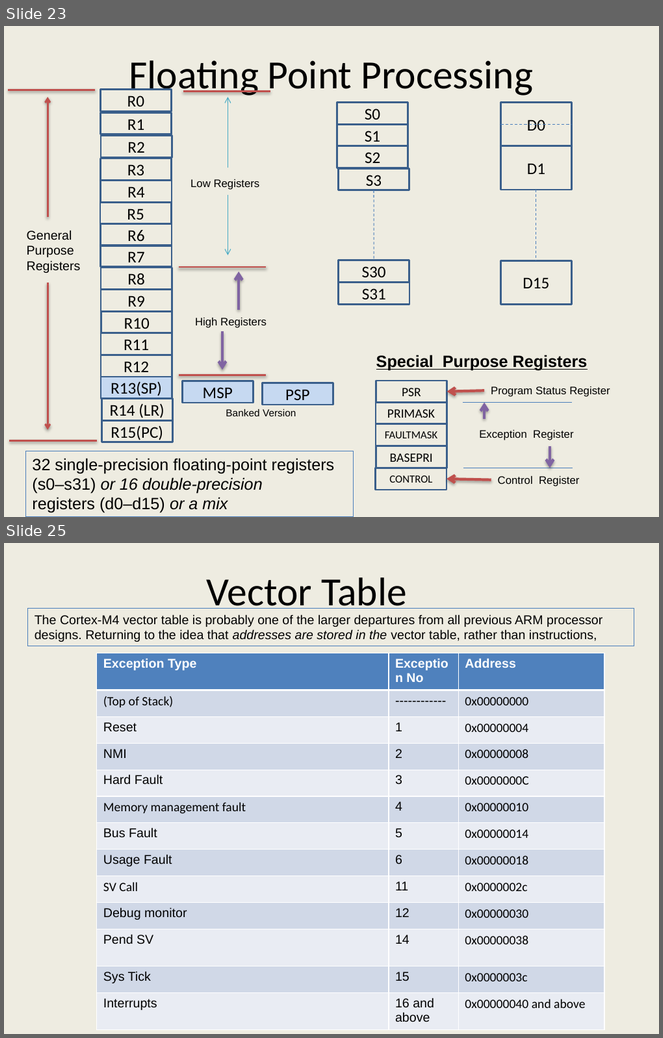
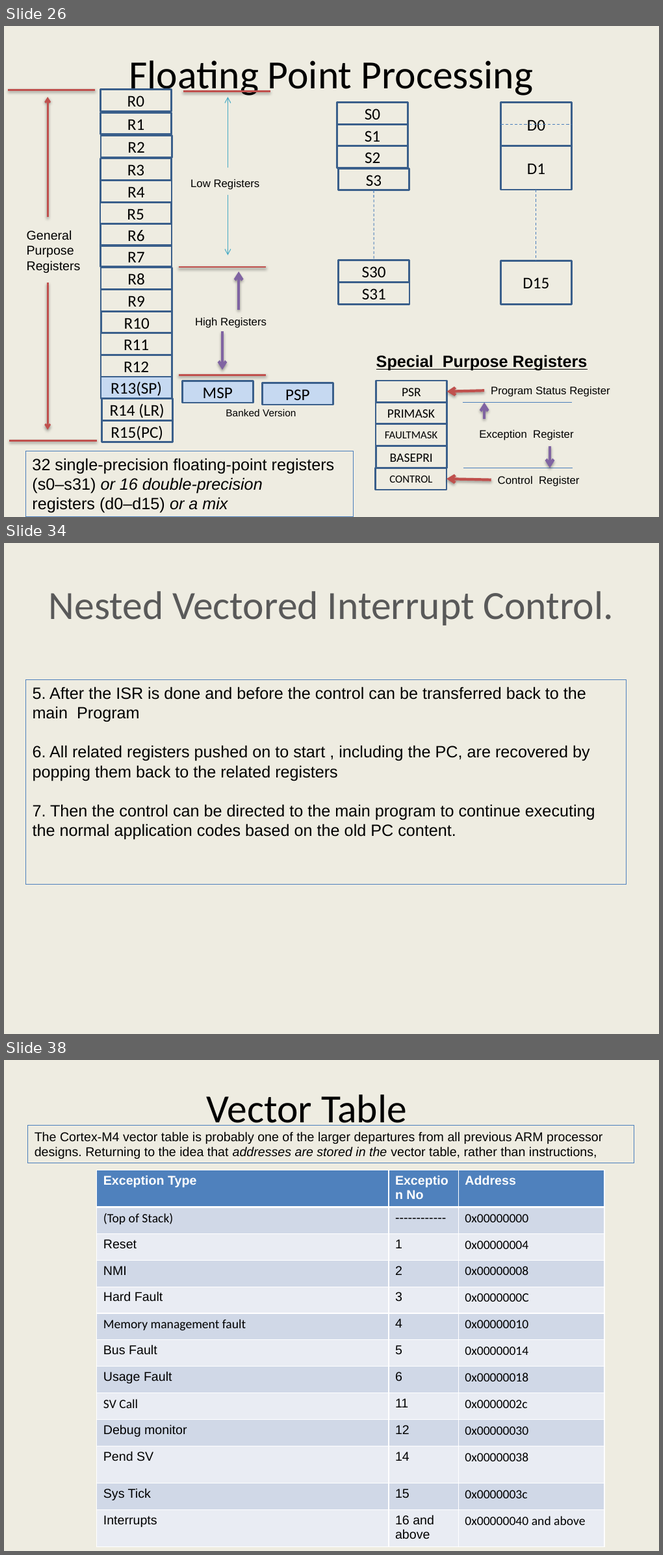
Before and after one commit to girishsukukumar/ARM-Architecture, a slide deck: Module-4.pptx. Shown one above the other, each under a label of ours: slides 23 and 25 before the commit, slides 26, 34 and 38 after it; the slides between them are not shown. The pictures are 663x1038 and 663x1555 pixels, drawn with LibreOffice and Linux fonts; fonts in the diff are those of the drawing. Boxes give left, top, right and bottom in pixels: in the first picture for what was removed or moved away, otherwise in the second. Text is boxed around its words. In the diff, an @@ line names an element or a change of style, - is before the commit and + after.

```diff
--- a/Module-4.pptx
+++ b/Module-4.pptx
@@ slide 34 added at box(4, 543, 659, 1034), background #EEECE1 @@
@@ title added at box(49, 591, 614, 626), 44 pt, text #595959 @@
+Nested Vectored Interrupt Control.
@@ rectangle added at box(25, 679, 627, 884), outline #4F81BD 0.75 pt, 18 pt, text #000000 @@
+5. After the ISR is done and before the control can be transferred back to the main Program
+6. All related registers pushed on to start , including the PC, are recovered by popping them back to the related registers
+7. Then the control can be directed to the main program to continue executing the normal application codes based on the old PC content.
@@ what was slide 23 is now slide 26 @@
@@ what was slide 25 is now slide 38 @@
```
Also in this commit, not shown: 1 slide changed, 13 other slides added, 2 other files.
